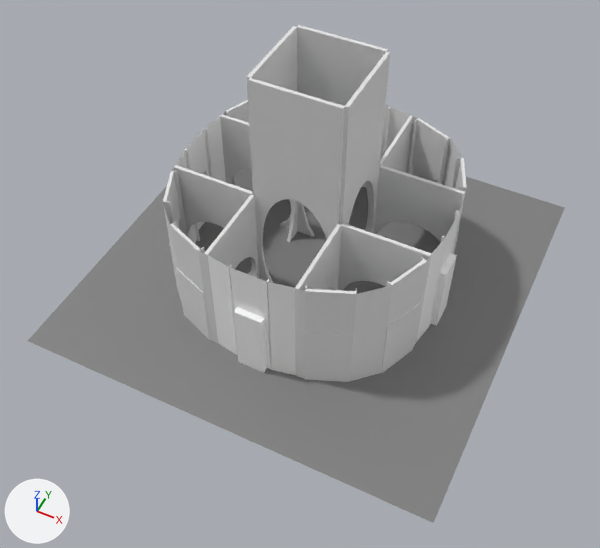
The glTF model Dalek_City/assets/models/SkaroSet.glb, before and after one commit.
The view is the same before and after, from a camera (50 mm lens) standing at (7.08, -15.2, 18.53) and looking at (0.47, -1.96, 1.99). The lights are fixed; the arrows at lower left show +X, +Y and +Z. Where no turn or scale is listed for an object, it has been applied to the vertices. Vertices at the same position are counted once.

The scene before the commit, as lines of its bpy script (objects in view):
```python
ob_arch_round = bpy.data.objects.new('Arch Round', me_plane_003)
ob_arch_round.location = (0.0, 1.25, 0.0)
ob_arch_round_001 = bpy.data.objects.new('Arch Round.001', me_plane_035)
ob_arch_round_001.location = (-2.5, 1.25, 0.0)
ob_arch_round_004 = bpy.data.objects.new('Arch Round.004', me_plane_036)
ob_arch_round_004.location = (2.5, 1.25, 0.0)
ob_arch_round_005 = bpy.data.objects.new('Arch Round.005', me_plane_037)
ob_arch_round_005.location = (1.25, 2.5, 0.0)
ob_arch_round_006 = bpy.data.objects.new('Arch Round.006', me_plane_038)
ob_arch_round_006.location = (1.25, -2.5, 0.0)
ob_arch_round_009 = bpy.data.objects.new('Arch Round.009', me_plane_039)
ob_arch_round_009.location = (2.5, -1.25, 0.0)
ob_arch_round_011 = bpy.data.objects.new('Arch Round.011', me_plane_040)
ob_arch_round_011.location = (-2.5, -1.25, 0.0)
ob_arch_round_012 = bpy.data.objects.new('Arch Round.012', me_plane_041)
ob_arch_round_012.location = (-1.25, -2.5, 0.0)
ob_ground_plane_005 = bpy.data.objects.new('Ground Plane.005', me_plane_015)
ob_ground_plane_005.location = (-4.0, 0.0, 0.0)
# also in view: 'Ground Plane.006' at (4.0, -4.0, 0.0); 'Doorframe.008' at (-2.0, -3.37, 1.8); "Panel - 3'.005" at (2.9, -2.91, 1.8); 'Ground Plane.008' at (-4.0, -4.0, 0.0); 'Ground Plane.007' at (0.0, -4.0, 0.0)
```
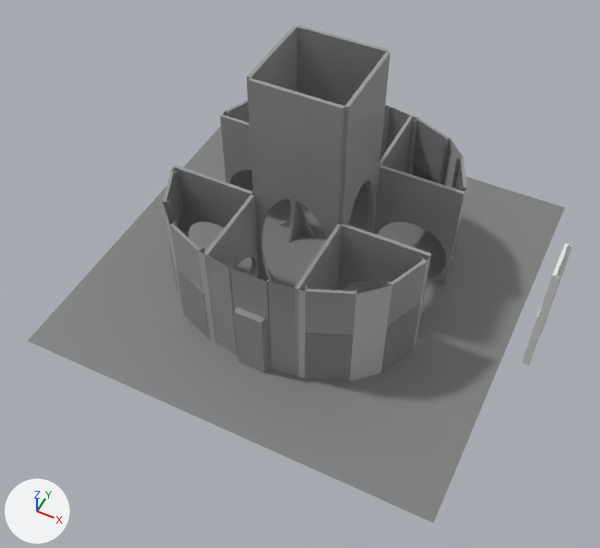
Changed parts and their boxes [x1, y1, x2, y2] in the pictures (600 x 548 px):
'Wall Blank', reshaped (30% narrower)
    before: [176, 105, 463, 375]
    after: [208, 105, 410, 375]
'Arch Round.008', recoloured
    both: [248, 78, 345, 290]
'Arch Round', recoloured
    both: [297, 25, 388, 237]
'Arch Round.007', recoloured
    both: [339, 51, 390, 233]
'Arch Round.004', recoloured
    both: [373, 165, 465, 284]
'Arch Round.009', recoloured
    both: [338, 223, 432, 344]
'Arch Round.011', recoloured
    both: [174, 165, 253, 276]
"Panel - 3'.005", recoloured
    both: [350, 285, 392, 381]
'Arch Round.012', recoloured
    both: [204, 194, 259, 343]
'Doorframe.005', recoloured
    both: [305, 285, 357, 336]
'Arch Round.003', recoloured
    both: [247, 26, 298, 272]
'Doorpanel.005', recoloured
    both: [305, 333, 353, 382]
'Arch Round.006', recoloured
    both: [295, 224, 341, 377]
'Doorframe.004', recoloured
    both: [408, 118, 450, 184]
'Arch Round.001', recoloured
    both: [220, 114, 293, 228]
'Doorframe.006', recoloured
    both: [381, 257, 427, 372]
'Doorpanel.006', recoloured
    both: [381, 303, 421, 373]
'Doorframe.008', recoloured
    both: [170, 222, 205, 293]
'Doorpanel.008', recoloured
    both: [176, 268, 210, 340]
'Doorframe.009', added
    after: [523, 243, 573, 366]
'Arch Round.005', recoloured
    both: [380, 115, 413, 173]
'Doorframe.007', recoloured
    both: [163, 171, 187, 236]
part 1 of me_plane_005, deleted
    before: [416, 199, 463, 342]
part 2 of me_plane_005, deleted
    before: [176, 117, 226, 243]
part 3 of me_plane_005, recoloured
    both: [208, 105, 410, 375]

Diff of the bpy script that builds the scene:
```diff
--- a/Dalek_City/assets/models/SkaroSet.glb.py
+++ b/Dalek_City/assets/models/SkaroSet.glb.py
@@ mat_doorframerect @@
+mat_doorframerect = bpy.data.materials.new('doorFrameRect')
+# nodes: BsdfPrincipled, Mix, OutputMaterial, VertexColor
+# colours: grey #a0a0a0
@@ me_plane_035 @@
 me_plane_035.from_pydata(...)  # 86 vertices, 168 faces; spans x -1.2..1.2, y -0.05..0.05, z 0.0..3.6
+me_plane_035.materials.append(mat_circulearch)  # grey #a5a5a5
@@ me_plane_036 @@
 me_plane_036.from_pydata(...)  # 86 vertices, 168 faces; spans x -1.2..1.2, y -0.05..0.05, z 0.0..3.6
+me_plane_036.materials.append(mat_circulearch)  # grey #a5a5a5
@@ me_plane_037 @@
 me_plane_037.from_pydata(...)  # 86 vertices, 168 faces; spans x -0.05..0.05, y -1.2..1.2, z 0.0..3.6
+me_plane_037.materials.append(mat_circulearch)  # grey #a5a5a5
@@ me_plane_038 @@
 me_plane_038.from_pydata(...)  # 86 vertices, 168 faces; spans x -0.05..0.05, y -1.2..1.2, z 0.0..3.6
+me_plane_038.materials.append(mat_circulearch)  # grey #a5a5a5
@@ me_plane_039 @@
 me_plane_039.from_pydata(...)  # 86 vertices, 168 faces; spans x -1.2..1.2, y -0.05..0.05, z 0.0..3.6
+me_plane_039.materials.append(mat_circulearch)  # grey #a5a5a5
@@ me_plane_040 @@
 me_plane_040.from_pydata(...)  # 86 vertices, 168 faces; spans x -1.2..1.2, y -0.05..0.05, z 0.0..3.6
+me_plane_040.materials.append(mat_circulearch)  # grey #a5a5a5
@@ me_plane_041 @@
 me_plane_041.from_pydata(...)  # 86 vertices, 168 faces; spans x -0.05..0.05, y -1.2..1.2, z 0.0..3.6
+me_plane_041.materials.append(mat_circulearch)  # grey #a5a5a5
@@ me_plane_003 @@
 me_plane_003.from_pydata(...)  # 86 vertices, 168 faces; spans x -1.2..1.2, y -0.05..0.05, z 0.0..7.2
+me_plane_003.materials.append(mat_circulearch)  # grey #a5a5a5
@@ me_plane_023 @@
 me_plane_023.from_pydata(...)  # 86 vertices, 168 faces; spans x -0.05..0.05, y -1.2..1.2, z 0.0..7.2
+me_plane_023.materials.append(mat_circulearch)  # grey #a5a5a5
@@ me_plane_027 @@
 me_plane_027.from_pydata(...)  # 86 vertices, 168 faces; spans x -0.05..0.05, y -1.2..1.2, z 0.0..7.2
+me_plane_027.materials.append(mat_circulearch)  # grey #a5a5a5
@@ me_plane_028 @@
 me_plane_028.from_pydata(...)  # 86 vertices, 168 faces; spans x -1.2..1.2, y -0.05..0.05, z 0.0..7.2
+me_plane_028.materials.append(mat_circulearch)  # grey #a5a5a5
@@ me_plane_005 @@
-me_plane_005.from_pydata(...)  # 208 vertices, 328 faces; spans x -4.0..4.0, y -4.0..4.0, z 0.0..3.6
+me_plane_005.from_pydata(...)  # 104 vertices, 164 faces; spans x -1.2..1.2, y -4.0..4.0, z 0.0..3.6
+# me_plane_005 part 1: the loose piece of 52 vertices spanning x 3.7..4.0, y -1.2..1.2, z 0.0..3.6 is deleted
+# me_plane_005 part 2: the loose piece of 52 vertices spanning x -4.0..-3.7, y -1.2..1.2, z 0.0..3.6 is deleted
+# me_plane_005 part 3: 162 faces spanning x -1.2..1.2, y -4.0..4.0, z 0.0..3.6 switch from mat_defaultmaterial to mat_doorframerect
@@ me_plane_052 @@
 me_plane_052.from_pydata(...)  # 36 vertices, 68 faces; spans x -0.08..1.1, y -0.65..-0.01, z 0.0..3.6
+me_plane_052.materials.append(mat_doorframerect_001)  # grey #a0a0a0
@@ me_plane_054 @@
 me_plane_054.from_pydata(...)  # 4 vertices, 2 faces; spans x -0.65..0.0, y -0.63..0.0, z 0.0..3.6
+me_plane_054.materials.append(mat_wallflats)  # grey #b8b8b8
@@ me_plane_057 @@
 me_plane_057.from_pydata(...)  # 36 vertices, 68 faces; spans x -1.19..-0.01, y -0.45..0.19, z 0.0..3.6
+me_plane_057.materials.append(mat_doorframerect_001)  # grey #a0a0a0
@@ me_plane_058 @@
 me_plane_058.from_pydata(...)  # 8 vertices, 12 faces; spans x -1.11..0.0, y -0.47..0.01, z 0.0..2.0
+me_plane_058.materials.append(mat_doorrect)  # grey #8b8b8b
@@ me_plane_059 @@
 me_plane_059.from_pydata(...)  # 36 vertices, 68 faces; spans x -0.65..-0.01, y -1.1..0.08, z 0.0..3.6
+me_plane_059.materials.append(mat_doorframerect_001)  # grey #a0a0a0
@@ me_plane_060 @@
 me_plane_060.from_pydata(...)  # 8 vertices, 12 faces; spans x -0.47..0.0, y -1.11..0.01, z 0.0..2.0
+me_plane_060.materials.append(mat_doorrect)  # grey #8b8b8b
@@ me_plane_064 @@
 me_plane_064.from_pydata(...)  # 36 vertices, 68 faces; spans x -0.45..0.19, y 0.01..1.19, z 0.0..3.6
+me_plane_064.materials.append(mat_doorframerect_001)  # grey #a0a0a0
@@ me_plane_066 @@
 me_plane_066.from_pydata(...)  # 36 vertices, 68 faces; spans x -1.1..0.08, y 0.01..0.65, z 0.0..3.6
+me_plane_066.materials.append(mat_doorframerect_001)  # grey #a0a0a0
@@ me_plane_067 @@
 me_plane_067.from_pydata(...)  # 8 vertices, 12 faces; spans x -1.11..0.01, y 0.0..0.47, z 0.0..2.0
+me_plane_067.materials.append(mat_doorrect)  # grey #8b8b8b
@@ ob_doorframe_009 @@
+ob_doorframe_009 = bpy.data.objects.new('Doorframe.009', me_plane_019)  # 36 vertices, 68 faces; spans x 0.01..0.2, y 0.0..1.2, z 0.0..3.6
+ob_doorframe_009.location = (6.53, -0.59, 0.02)
```
